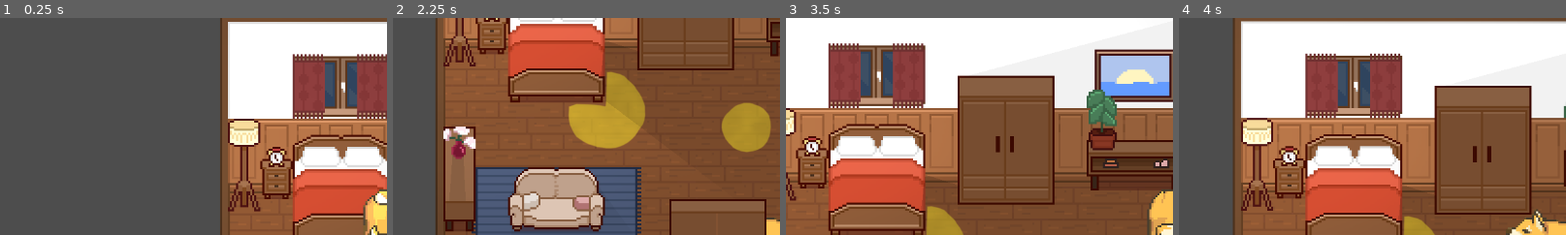
Above: before the commit, frames 1-4 (left to right).
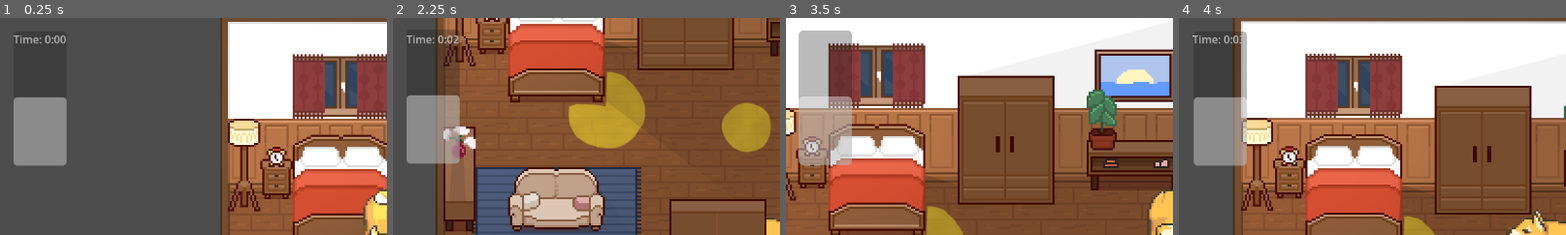
Above: after the commit, the same moments.

Repository: ethantheb/jammers
Game: Godot game, scene res://scenes/bedroom.tscn
The game is run twice, just before and just after one commit, with the same random seed, the same clock (stepped at 60 frames per second) and the same inputs.
Inputs:
- Up to frame 1 (0.25 s): no input
- Up to frame 2 (2.25 s): tap Enter at 0.5 s; hold Right (ui_right) 0.53-1.28 s; hold Q 0.53-1.28 s; hold Down (ui_down) 1.28-2.03 s; tap Q at 1.35 s; hold Right (ui_right) from 2.03 s (still down); hold Q from 2.03 s (still down)
- Up to frame 3 (3.5 s): release Right (ui_right) at 2.78 s; release Q at 2.78 s; hold Up (ui_up) from 2.78 s (still down); tap Q at 2.85 s
- Up to frame 4 (4 s): release Up (ui_up) at 3.53 s; hold Left (ui_left) from 3.53 s (still down); hold Q from 3.53 s (still down)
The pictures show only the part of the screen within x 0-50%, y 0-50%; the shares and areas given below are measured in that part.

The runs differ from the first frame. In frame 1, 4.5% of the frame differs, in the area x 3-18%, y 8-69%; in frame 2, 5.7%; in frame 3, 8.4%, in the area x 3-18%, y 5-68%; in frame 4, 5.4%.

Commit message:
HUD and noise meter infra

Diff:
--- a/project.godot
+++ b/project.godot
@@ -22,6 +22,7 @@
 [autoload]
 
 Game="*res://scripts/game.gd"
+HUD="*res://scenes/hud.tscn"
 
 [dotnet]
 
--- /dev/null
+++ b/scenes/hud.tscn
@@ -0,0 +1,33 @@
+[gd_scene format=3 uid="uid://b354j06a8ylbw"]
+
+[ext_resource type="Script" uid="uid://ccungpfaneqye" path="res://scripts/hud.gd" id="1_hud"]
+
+[node name="HUD" type="CanvasLayer" unique_id=214503699]
+script = ExtResource("1_hud")
+
+[node name="MarginContainer" type="MarginContainer" parent="." unique_id=2024882663]
+anchors_preset = 15
+anchor_right = 1.0
+anchor_bottom = 1.0
+grow_horizontal = 2
+grow_vertical = 2
+theme_override_constants/margin_left = 20
+theme_override_constants/margin_top = 20
+theme_override_constants/margin_right = 20
+theme_override_constants/margin_bottom = 20
+
+[node name="VBoxContainer" type="VBoxContainer" parent="MarginContainer" unique_id=478686627]
+layout_mode = 2
+size_flags_horizontal = 0
+size_flags_vertical = 0
+
+[node name="TimerLabel" type="Label" parent="MarginContainer/VBoxContainer" unique_id=1496003848]
+layout_mode = 2
+text = "Time: 0:00"
+
+[node name="ProgressBar" type="ProgressBar" parent="MarginContainer/VBoxContainer" unique_id=68524460]
+custom_minimum_size = Vector2(20, 200)
+layout_mode = 2
+value = 50.0
+fill_mode = 3
+show_percentage = false
--- a/scenes/player.tscn
+++ b/scenes/player.tscn
@@ -1782,6 +1782,6 @@
 
 [node name="Audio" type="AudioStreamPlayer2D" parent="." unique_id=1189640836]
 
-[node name="BumpSound" type="AudioStreamPlayer" parent="."]
+[node name="BumpSound" type="AudioStreamPlayer" parent="." unique_id=1008463961]
 stream = ExtResource("9_bump")
 volume_db = -5.0
--- /dev/null
+++ b/scripts/hud.gd
@@ -0,0 +1,108 @@
+extends CanvasLayer
+
+@onready var timer_label = $MarginContainer/VBoxContainer/TimerLabel
+@onready var progress_bar = $MarginContainer/VBoxContainer/ProgressBar
+
+var elapsed_time: float = 0.0
+const NOISE_DECAY_RATE: float = 0.3
+const RECENT_SOUND_WINDOW: float = 1.0
+const BASE_SHAKE_MAGNITUDE: float = 30.0
+var time_since_noise: float = 0.0
+var shake_timer: float = 0.0
+var shake_duration: float = 0.5
+var original_bar_position: Vector2
+var recent_noises: Array[Vector2] = []
+var continuous_noises: Dictionary[String, float] = {}
+
+func _ready() -> void:
+	original_bar_position = progress_bar.position
+
+func _process(delta: float) -> void:
+	elapsed_time += delta
+	time_since_noise += delta
+	update_timer_display()
+	var continuous_info = _apply_continuous_noise(delta)
+	if continuous_info.y > 0.0:
+		time_since_noise = 0.0
+		shake_timer = shake_duration
+		_record_noise_magnitude(continuous_info.y)
+	if time_since_noise >= 1.0 and progress_bar.value > 0.0:
+		progress_bar.value = max(0.0, progress_bar.value - (NOISE_DECAY_RATE * delta))
+
+	# Handle shake
+	var shake_magnitude = _update_recent_noises()
+	if shake_timer > 0:
+		shake_timer -= delta
+		var shake_strength = (shake_timer / shake_duration) * shake_magnitude
+		var shake_offset = Vector2(
+			randf_range(-shake_strength, shake_strength),
+			randf_range(-shake_strength, shake_strength)
+		)
+		progress_bar.position = original_bar_position + shake_offset
+	else:
+		progress_bar.position = original_bar_position
+
+func update_timer_display() -> void:
+	var total_seconds = int(elapsed_time)
+	var minutes = total_seconds / 60 as int
+	var seconds = total_seconds % 60
+	timer_label.text = "Time: %d:%02d" % [minutes, seconds]
+
+func make_noise(percent: float) -> void:
+	var value = progress_bar.value + percent
+	progress_bar.value = clamp(value, 0.0, 100.0)
+	if continuous_noises.size() == 0:
+		time_since_noise = 0.0
+	shake_timer = shake_duration
+	_record_noise_magnitude(abs(percent))
+
+func make_continuous_noise(tag: String, value_per_sec: float) -> void:
+	if is_zero_approx(value_per_sec):
+		continuous_noises.erase(tag)
+		return
+	continuous_noises[tag] = value_per_sec
+
+func stop_continuous_noise(tag: String) -> void:
+	continuous_noises.erase(tag)
+
+func _apply_continuous_noise(delta: float) -> Vector2:
+	if continuous_noises.size() == 0:
+		return Vector2.ZERO
+	var total: float = 0.0
+	var max_rate: float = 0.0
+	for value in continuous_noises.values():
+		var rate = float(value)
+		total += rate * delta
+		max_rate = max(max_rate, abs(rate))
+	if not is_zero_approx(total):
+		progress_bar.value = clamp(progress_bar.value + total, 0.0, 100.0)
+	return Vector2(total, max_rate)
+
+func _record_noise_magnitude(magnitude: float) -> void:
+	if magnitude <= 0.0:
+		return
+	recent_noises.append(Vector2(magnitude, elapsed_time))
+
+func _update_recent_noises() -> float:
+	var cutoff_time = elapsed_time - RECENT_SOUND_WINDOW
+	var max_magnitude: float = 0.0
+	var index = 0
+	while index < recent_noises.size():
+		var entry = recent_noises[index]
+		if entry.y < cutoff_time:
+			recent_noises.remove_at(index)
+			continue
+		if entry.x > max_magnitude:
+			max_magnitude = entry.x
+		index += 1
+
+	for value in continuous_noises.values():
+		var rate = abs(float(value))
+		if rate > max_magnitude:
+			max_magnitude = rate
+
+	return BASE_SHAKE_MAGNITUDE * max_magnitude
+
+func reset_timer() -> void:
+	elapsed_time = 0.0
+	update_timer_display()
--- a/scripts/player.gd
+++ b/scripts/player.gd
@@ -34,6 +34,8 @@
 @export var pee_puddle_color: Color = Color(0.86, 0.76, 0.16, 0.62)
 @export var dog_mode: bool = false
 
+@export var walk_noise_dps = 0.1
+
 @export var STEP_INTERVAL_WALK = 0.1
 var STEP_INTERVAL_RUN = STEP_INTERVAL_WALK * 0.5
 
@@ -108,6 +110,7 @@
 
 	# Handle step sounds
 	if velocity.length() > 0:
+		HUD.make_continuous_noise("walk", walk_noise_dps * (2.0 if movement == "run" else 1.0))
 		_step_timer -= delta
 		if _step_timer <= 0:
 			var step_interval = STEP_INTERVAL_RUN if movement == "run" else STEP_INTERVAL_WALK
@@ -118,6 +121,7 @@
 				audio.stream = _puddle_step_sound if in_puddle else _step_sound
 				audio.play()
 	else:
+		HUD.stop_continuous_noise("walk")
 		_step_timer = 0.0
 
 	if velocity.length() <= 0:
Not shown: 1 places in scenes/player.tscn that only renumber resources
Not shown, added: scripts/hud.gd.uid
